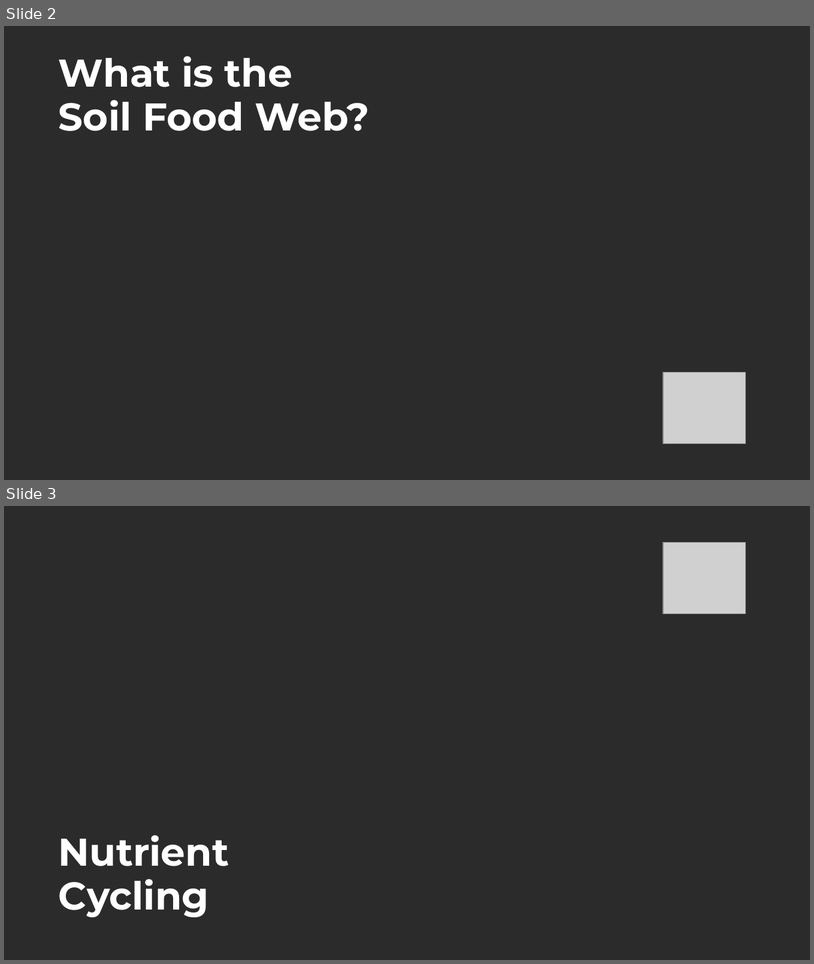
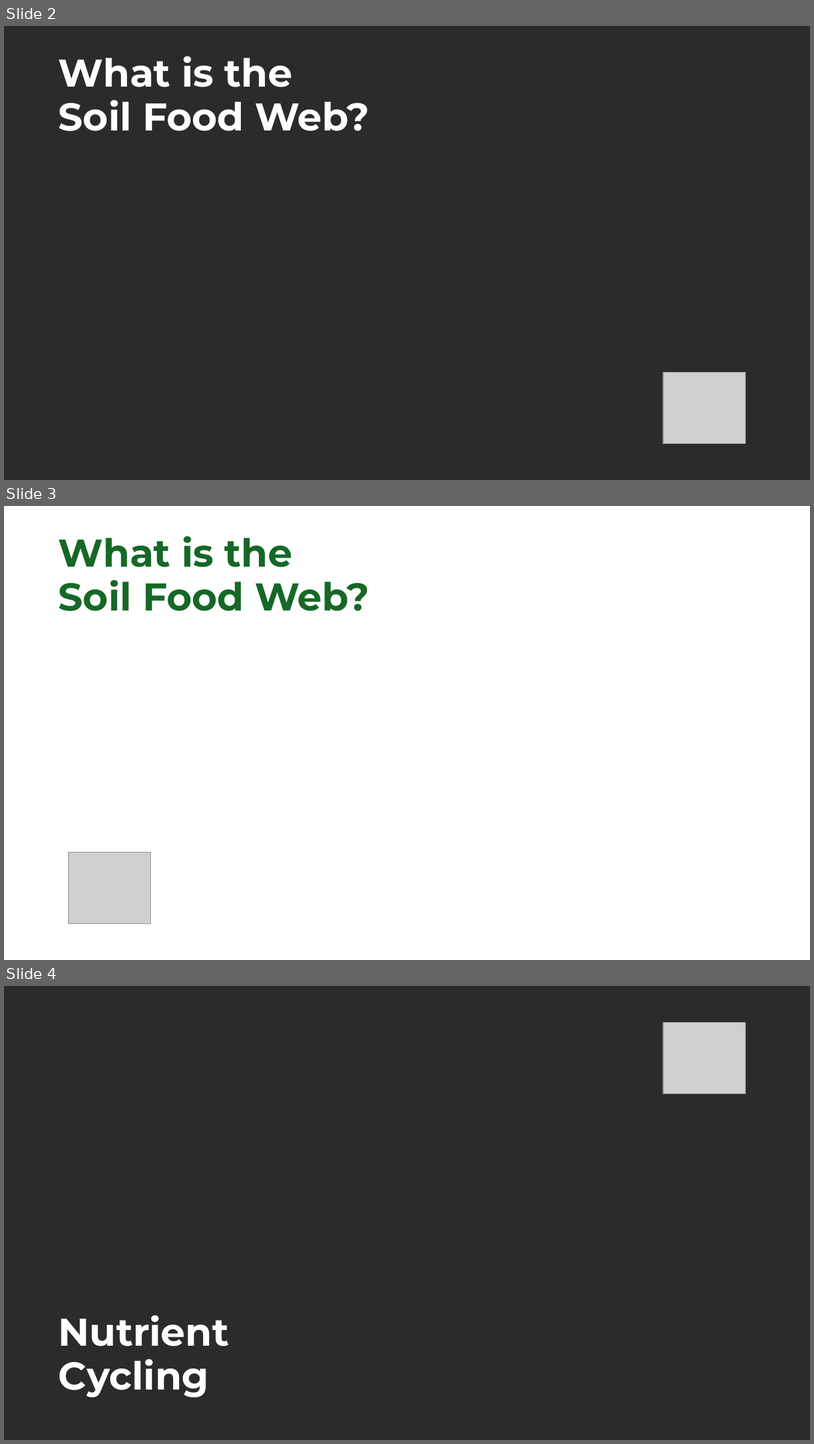
Before and after one commit to linneamoritznyc/final-SFWsite-Linnea, a slide deck: exports/stephanie/how-it-works/how-it-works-thumbnails-vector-options.pptx. Shown one above the other, each under a label of ours: slides 2 and 3 before the commit, slides 2, 3 and 4 after it. The pictures are 814x964 and 814x1444 pixels, drawn with LibreOffice and Linux fonts; fonts in the diff are those of the drawing; grey boxes stand for pictures; background and template pictures are left out; a plain dark background stands for a picture behind light text. Boxes give left, top, right and bottom in pixels: in the first picture for what was removed or moved away, otherwise in the second. Text is boxed around its words. In the diff, an @@ line names an element or a change of style, - is before the commit and + after.

```diff
--- a/exports/stephanie/how-it-works/how-it-works-thumbnails-vector-options.pptx
+++ b/exports/stephanie/how-it-works/how-it-works-thumbnails-vector-options.pptx
@@ slide 3 added at <box>4,506,810,960</box>, background picture (left out) @@
@@ text added at <box>59,536,369,611</box>, 46 pt, text #156826, bold @@
+What is the
+Soil Food Web?
@@ picture added at <box>69,852,151,924</box> @@
@@ what was slide 3 is now slide 4 @@
```
Also in this commit, not shown: 6 other slides added, 40 other files.
